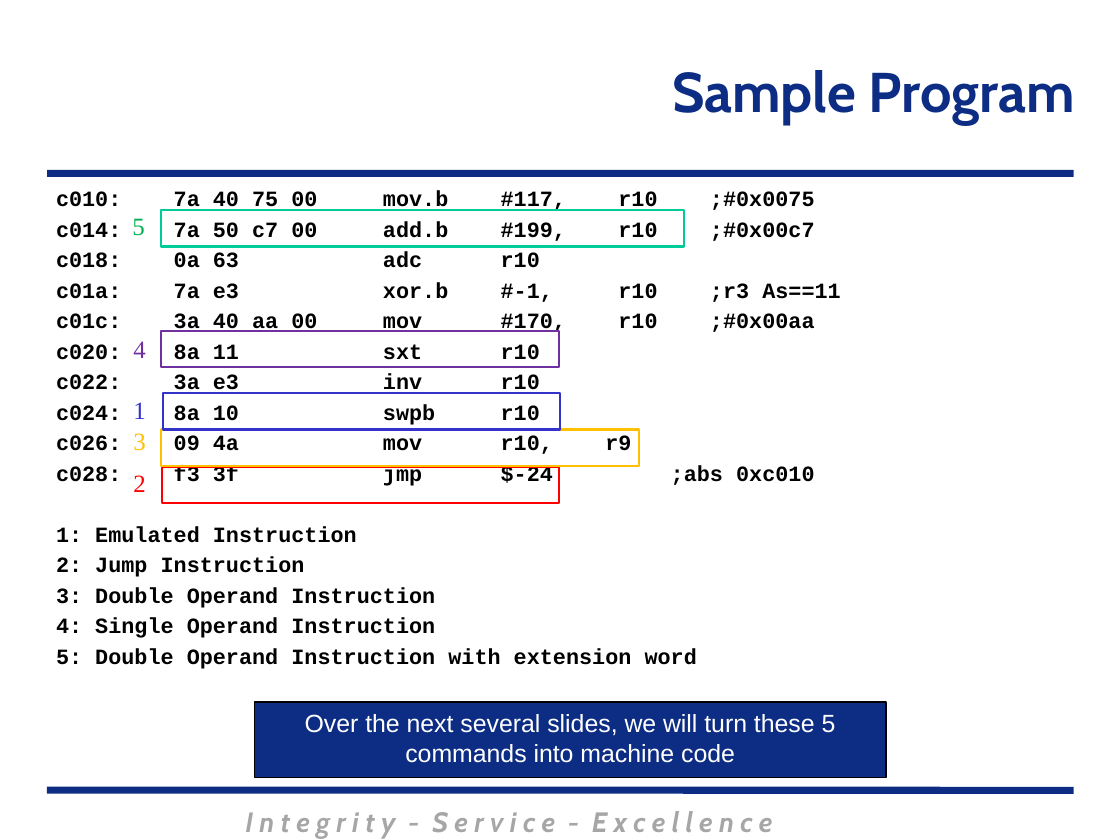
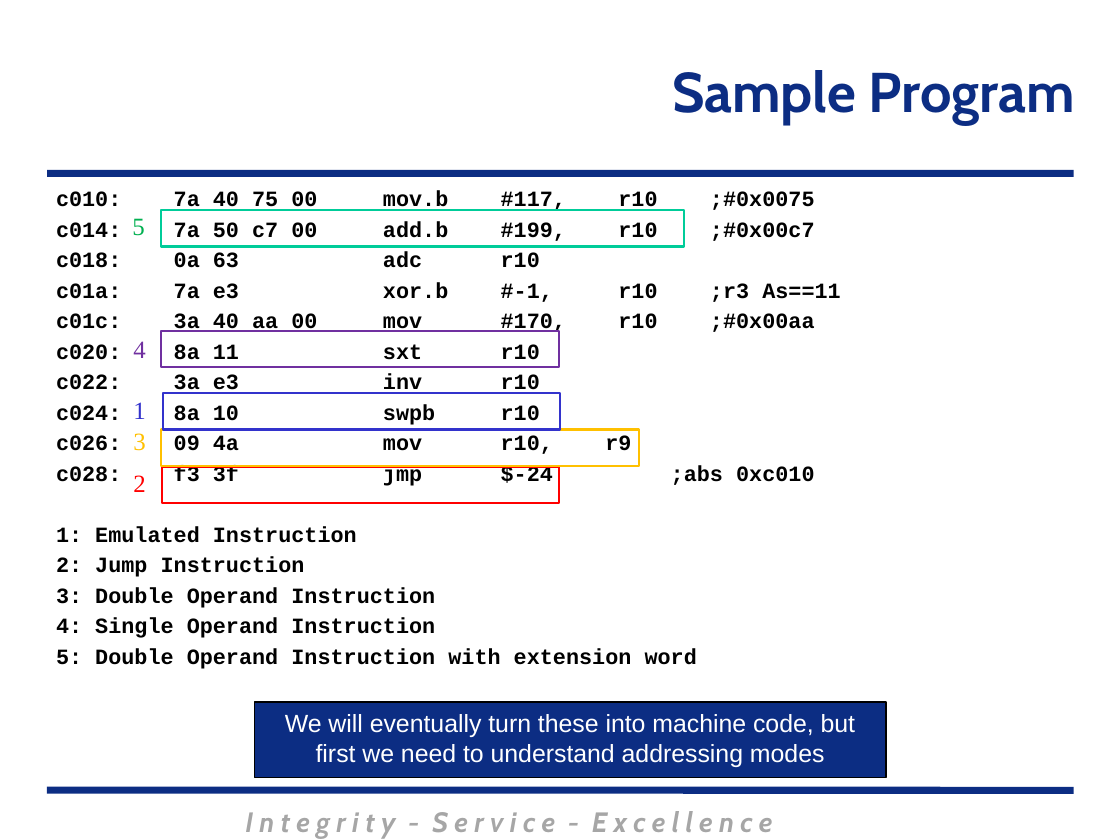
Before and after one commit to MarsUniversity/ECE382, a slide deck: slide 13 of source/lessons/lsn3-4-5/Lsn3-4-5.pptx. Drawn at 1120x840 pixels with LibreOffice and Linux fonts; fonts in the diff are those of the drawing; background and template pictures are left out. Boxes give left, top, right and bottom in pixels: in the first picture for what was removed or moved away, otherwise in the second. Text is boxed around its words. In the diff, an @@ line names an element or a change of style, - is before the commit and + after.

Commit message:
update

```diff
--- a/source/lessons/lsn3-4-5/Lsn3-4-5.pptx
+++ b/source/lessons/lsn3-4-5/Lsn3-4-5.pptx
@@ text in rectangle at [285,714,856,767]: text changed @@
-Over the next several slides, we will turn these 5 commands into machine code
+We will eventually turn these into machine code, but first we need to understand addressing modes
```
